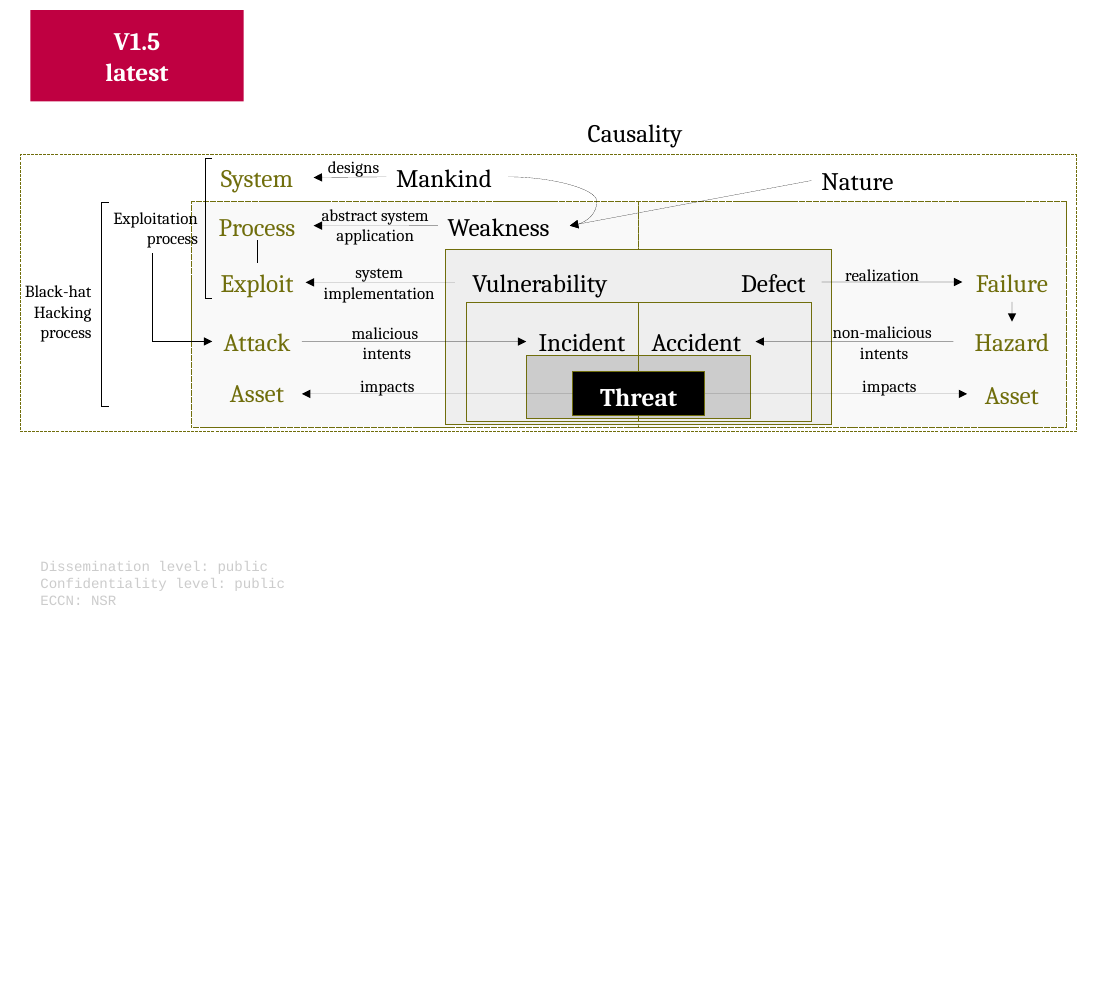
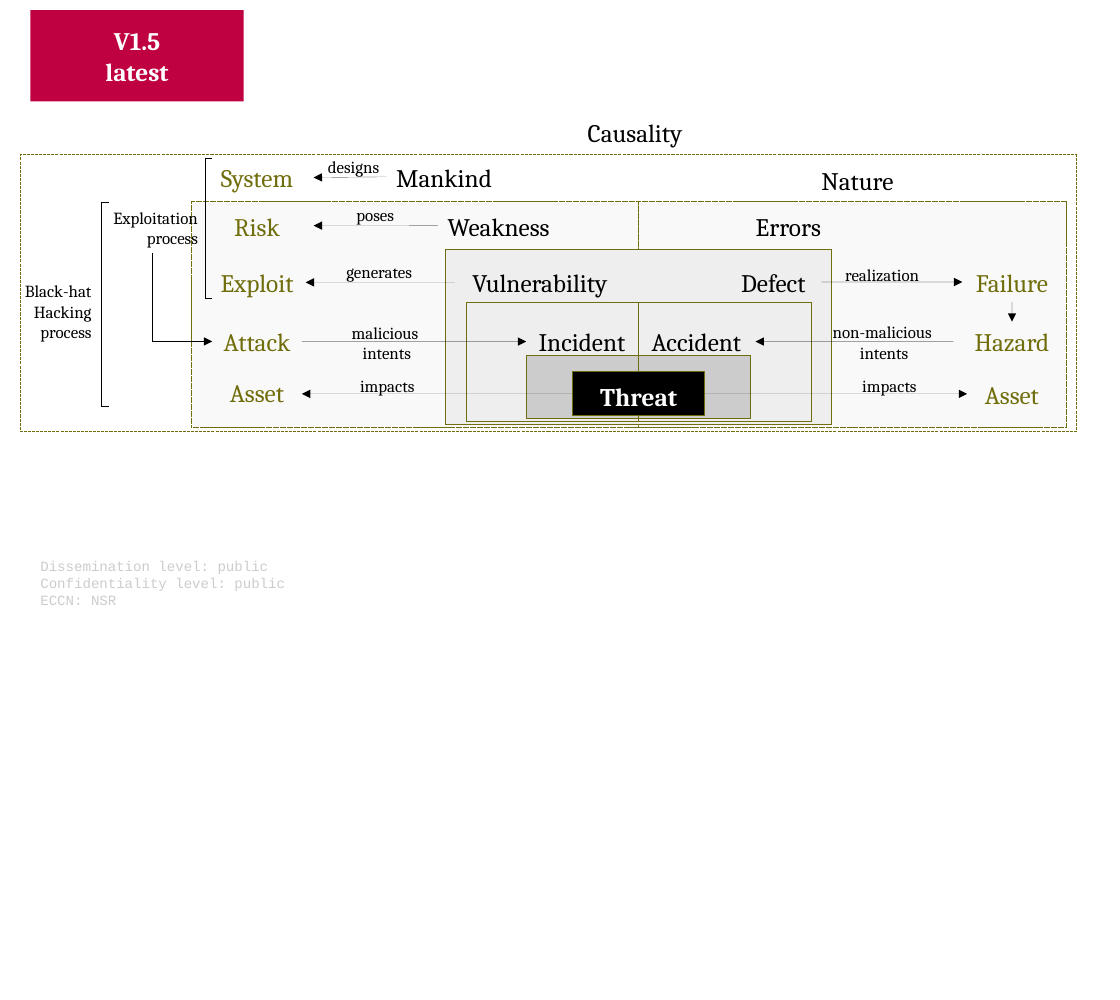
Before and after one commit to v-research/cybersecurity, a slide deck: slide 8 of reports/images/v-research_images_v1.0.odp. Drawn at 1120x1000 pixels with LibreOffice and Linux fonts; fonts in the diff are those of the drawing; background and template pictures are left out. Boxes give left, top, right and bottom in pixels: in the first picture for what was removed or moved away, otherwise in the second. Text is boxed around its words. In the diff, an @@ line names an element or a change of style, - is before the commit and + after.

```diff
--- a/reports/images/v-research_images_v1.0.odp
+++ b/reports/images/v-research_images_v1.0.odp
@@ curved arrow removed from (508, 177) to (570, 226) @@
@@ arrow removed from (812, 181) to (570, 226) @@
@@ text at <box>234,218,280,236</box>: text changed @@
-Process
+Risk
@@ text at <box>356,213,394,225</box>: text changed @@
-abstract system
-application
+poses
@@ text added at <box>756,219,821,236</box>, 17.9 pt, text #000000 @@
+Errors
@@ elbow line removed from (257, 241) to (257, 262) @@
@@ text at <box>346,268,412,282</box>: text changed @@
-system
-implementation
+generates
```
Also in this commit, not shown: 3 other files.
